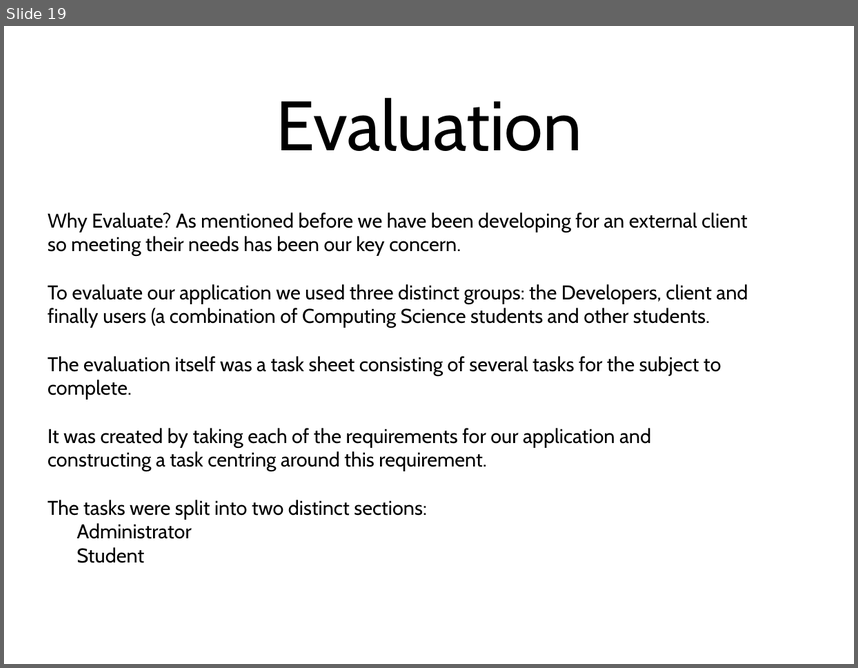
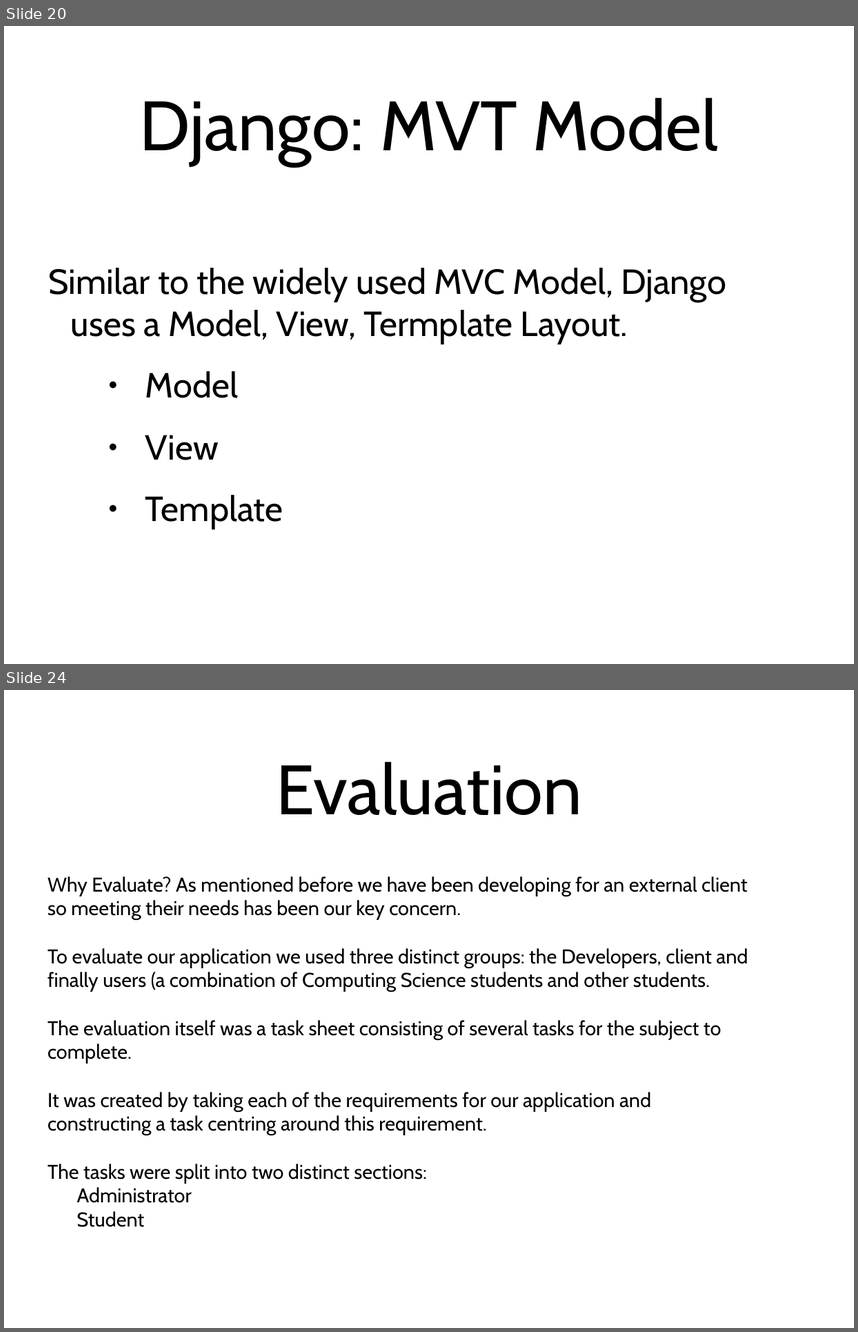
Before and after one commit to Stringsy/team-project, a slide deck: Documentation/Team V Project Presentation.ppt. Shown one above the other, each under a label of ours: slide 19 before the commit, slides 20 and 24 after it; the slides between them are not shown. The pictures are 858x668 and 858x1332 pixels, drawn with LibreOffice and Linux fonts; fonts in the diff are those of the drawing. Boxes give left, top, right and bottom in pixels: in the first picture for what was removed or moved away, otherwise in the second. Text is boxed around its words. In the diff, an @@ line names an element or a change of style, - is before the commit and + after.

```diff
--- a/Documentation/Team V Project Presentation.ppt
+++ b/Documentation/Team V Project Presentation.ppt
@@ slide 20 added at [4, 26, 854, 664], background #FFFFFF @@
@@ title added at [140, 98, 718, 165], 84 pt, text #000000 @@
+Django: MVT Model
@@ text added at [48, 267, 726, 528], 42 pt, text #000000 @@
+Similar to the widely used MVC Model, Django uses a Model, View, Termplate Layout.
+  ● Model
+  ● View
+  ● Template
@@ what was slide 19 is now slide 24 @@
```
Also in this commit, not shown: 5 other slides added, 1 slide removed.
